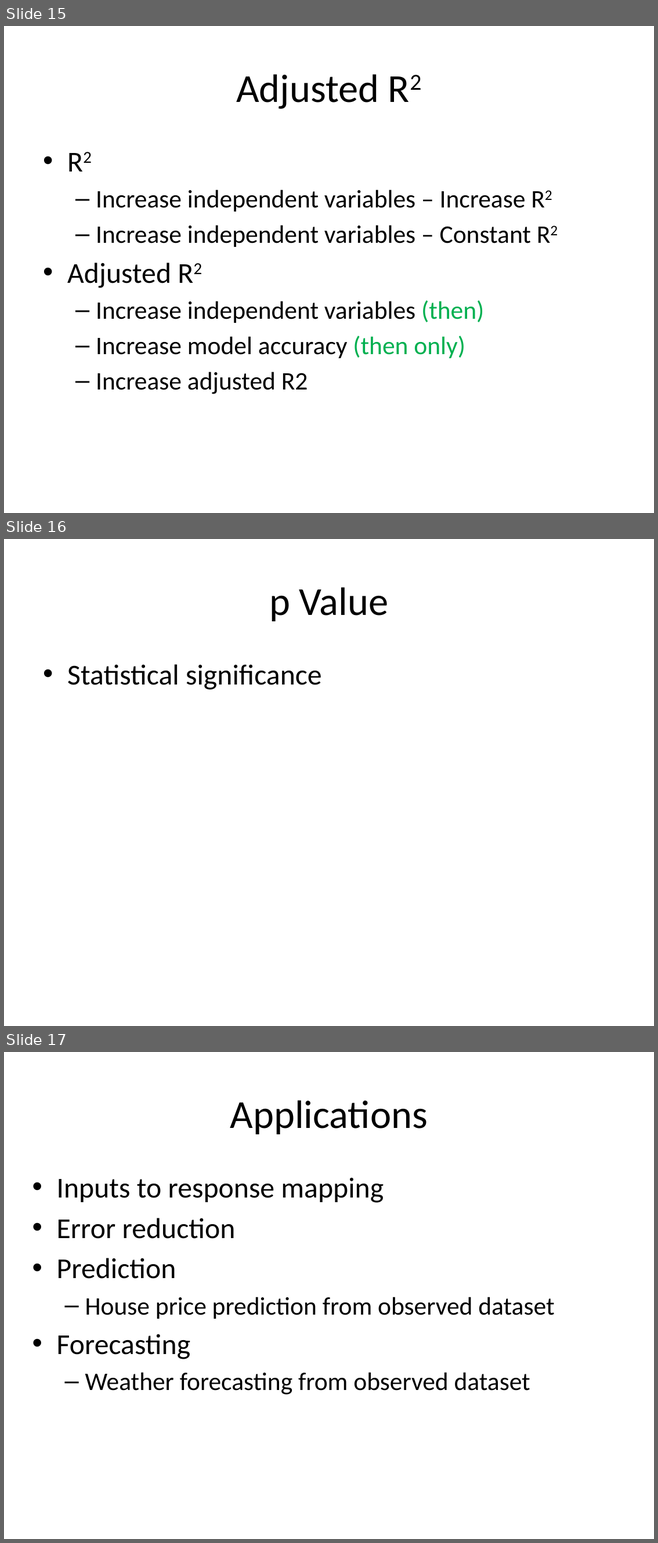
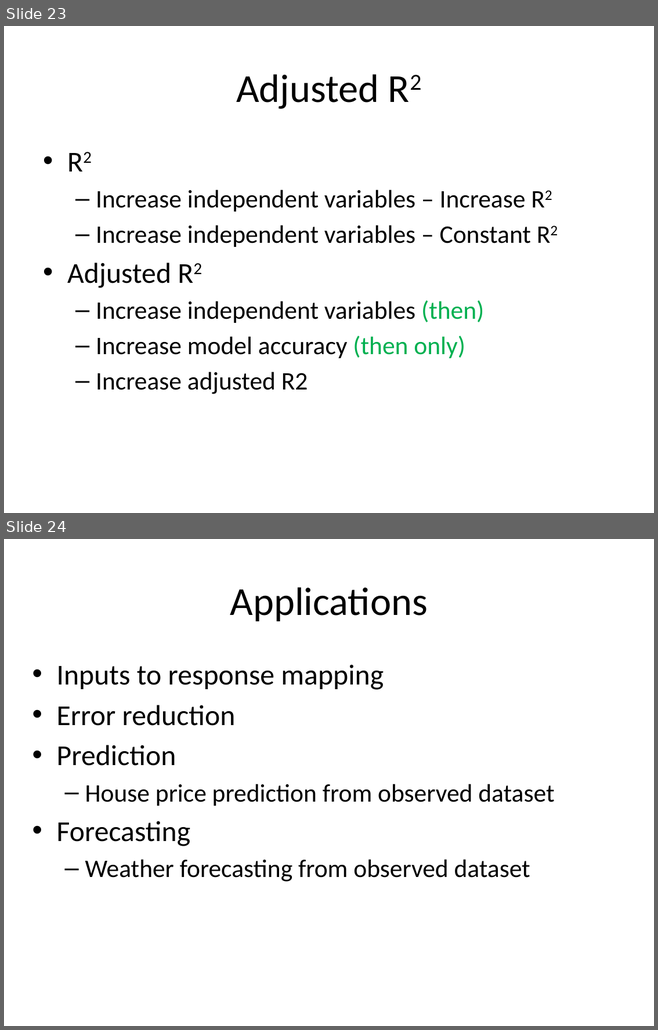
Before and after one commit to look4pritam/ArtificialIntelligence, a slide deck: MachineLearning/LinearRegression/LinearRegression.pptx. Shown one above the other, each under a label of ours: slides 15, 16 and 17 before the commit, slides 23 and 24 after it. The pictures are 658x1543 and 658x1030 pixels, drawn with LibreOffice and Linux fonts; fonts in the diff are those of the drawing. Boxes give left, top, right and bottom in pixels: in the first picture for what was removed or moved away, otherwise in the second. Text is boxed around its words. In the diff, an @@ line names an element or a change of style, - is before the commit and + after.

```diff
--- a/MachineLearning/LinearRegression/LinearRegression.pptx
+++ b/MachineLearning/LinearRegression/LinearRegression.pptx
@@ slide 16 removed at bbox=[4, 539, 654, 1026], background #FFFFFF @@
@@ title removed at bbox=[269, 587, 388, 621] @@
-p Value
@@ text removed at bbox=[67, 664, 322, 690] @@
-• Statistical significance
@@ what was slide 15 is now slide 23 @@
@@ what was slide 17 is now slide 24 @@
```
Also in this commit, not shown: 1 slide changed, 9 slides added, 1 other slide removed.
